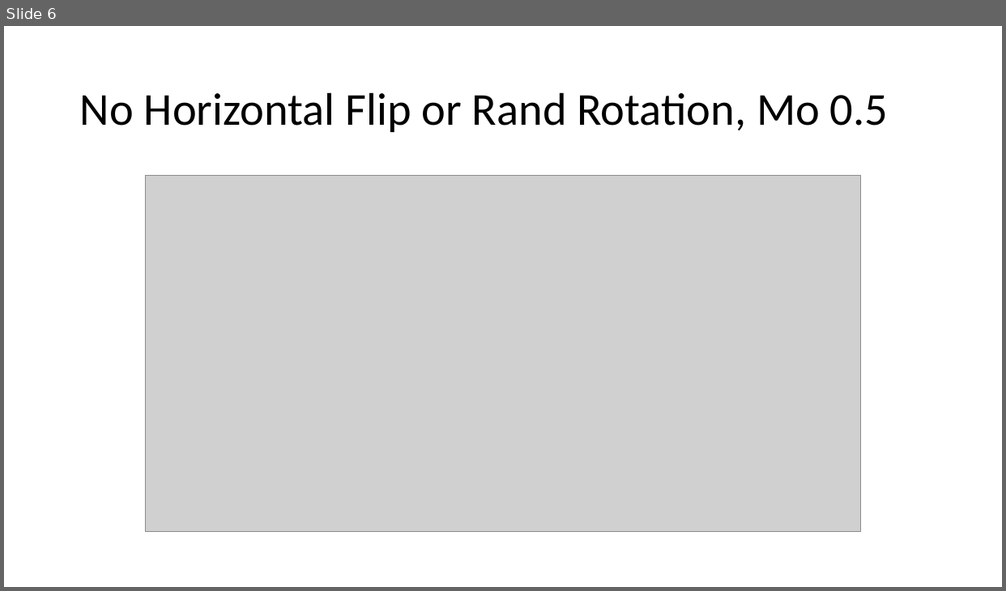
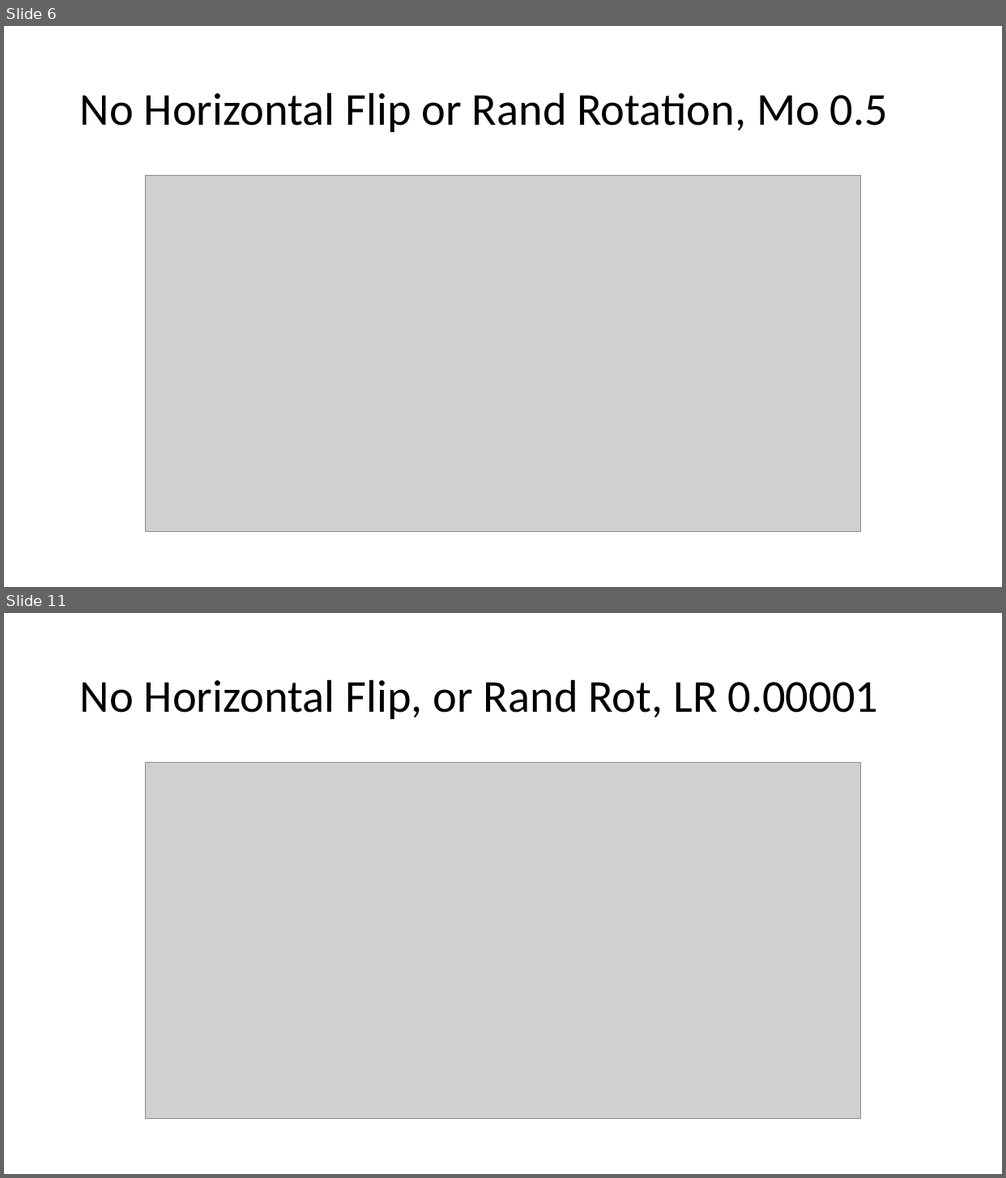
Before and after one commit to DarkEQ/BIM_284_ML_Project, a slide deck: History.pptx. Shown one above the other, each under a label of ours: slide 6 before the commit, slides 6 and 11 after it; the slides between them are not shown. The pictures are 1006x591 and 1006x1178 pixels, drawn with LibreOffice and Linux fonts; fonts in the diff are those of the drawing; grey boxes stand for pictures. Boxes give left, top, right and bottom in pixels: in the first picture for what was removed or moved away, otherwise in the second. Text is boxed around its words. In the diff, an @@ line names an element or a change of style, - is before the commit and + after.

```diff
--- a/History.pptx
+++ b/History.pptx
@@ slide 11 added at [4,613,1002,1174], background #FFFFFF @@
@@ title added at [80,679,879,719], 44 pt, text #000000 @@
+No Horizontal Flip, or Rand Rot, LR 0.00001
@@ picture added at [146,763,861,1119] @@
```
Also in this commit, not shown: 9 other slides added.
